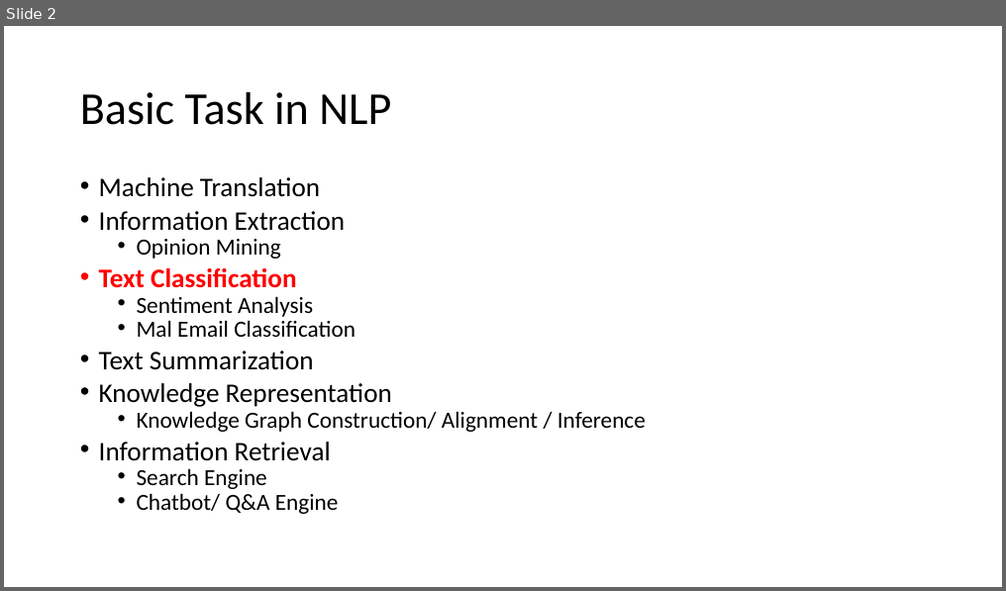
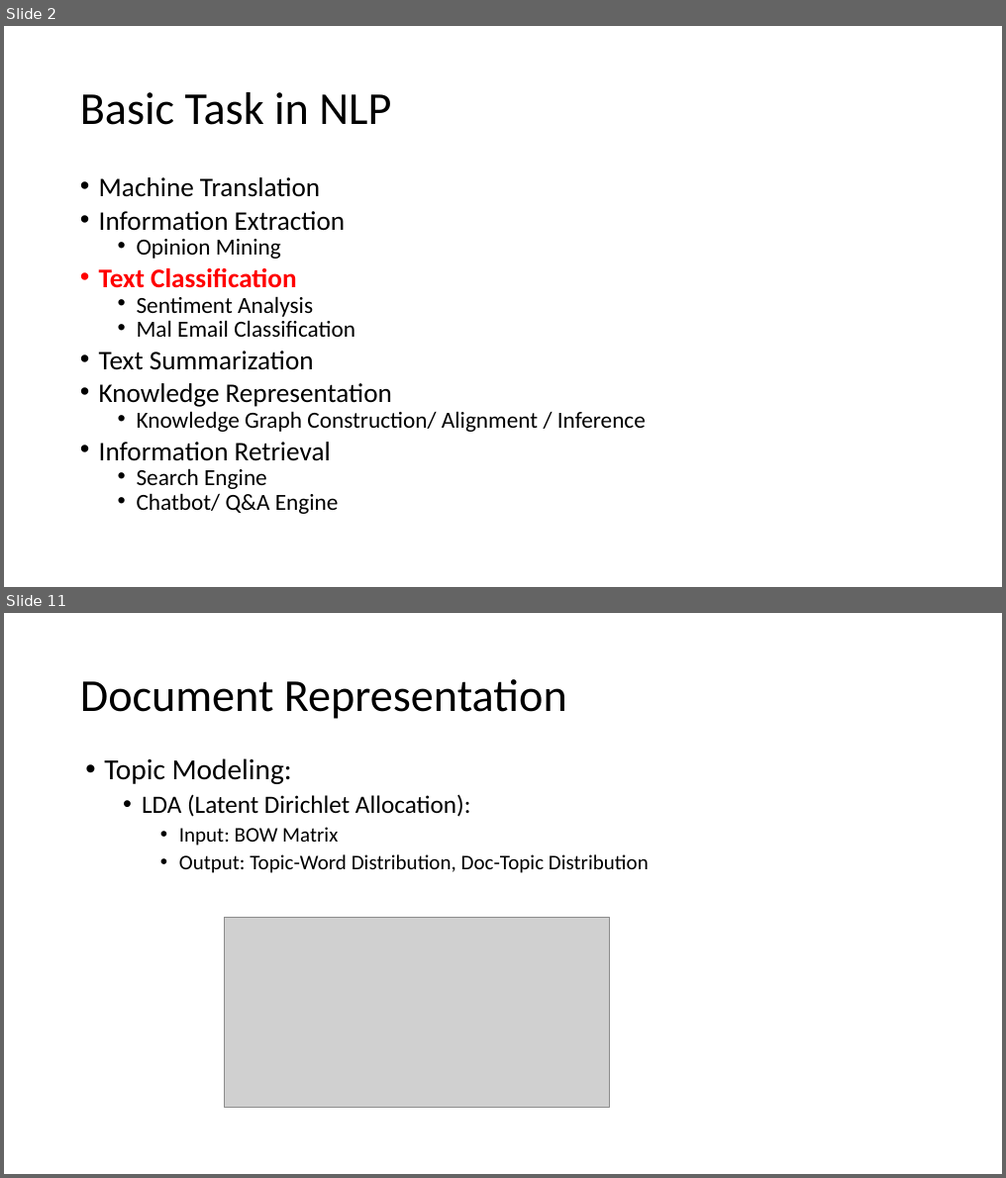
Before and after one commit to jirachikai/nlp-tutorial, a slide deck: slides.pptx. Shown one above the other, each under a label of ours: slide 2 before the commit, slides 2 and 11 after it; the slides between them are not shown. The pictures are 1006x591 and 1006x1178 pixels, drawn with LibreOffice and Linux fonts; fonts in the diff are those of the drawing; grey boxes stand for pictures. Boxes give left, top, right and bottom in pixels: in the first picture for what was removed or moved away, otherwise in the second. Text is boxed around its words. In the diff, an @@ line names an element or a change of style, - is before the commit and + after.

```diff
--- a/slides.pptx
+++ b/slides.pptx
@@ slide 11 added at bbox=[4, 613, 1002, 1174], background #FFFFFF @@
@@ title added at bbox=[80, 679, 567, 719], 44 pt, text #000000 @@
+Document Representation
@@ text added at bbox=[104, 759, 648, 873], 20 pt, text #000000 @@
+• Topic Modeling:
+  • LDA (Latent Dirichlet Allocation):
+    • Input: BOW Matrix
+    • Output: Topic-Word Distribution, Doc-Topic Distribution
@@ picture added at bbox=[224, 918, 610, 1108] @@
```
Also in this commit, not shown: 4 slides changed, 8 other slides added, 1 slide removed, 3 other files.
